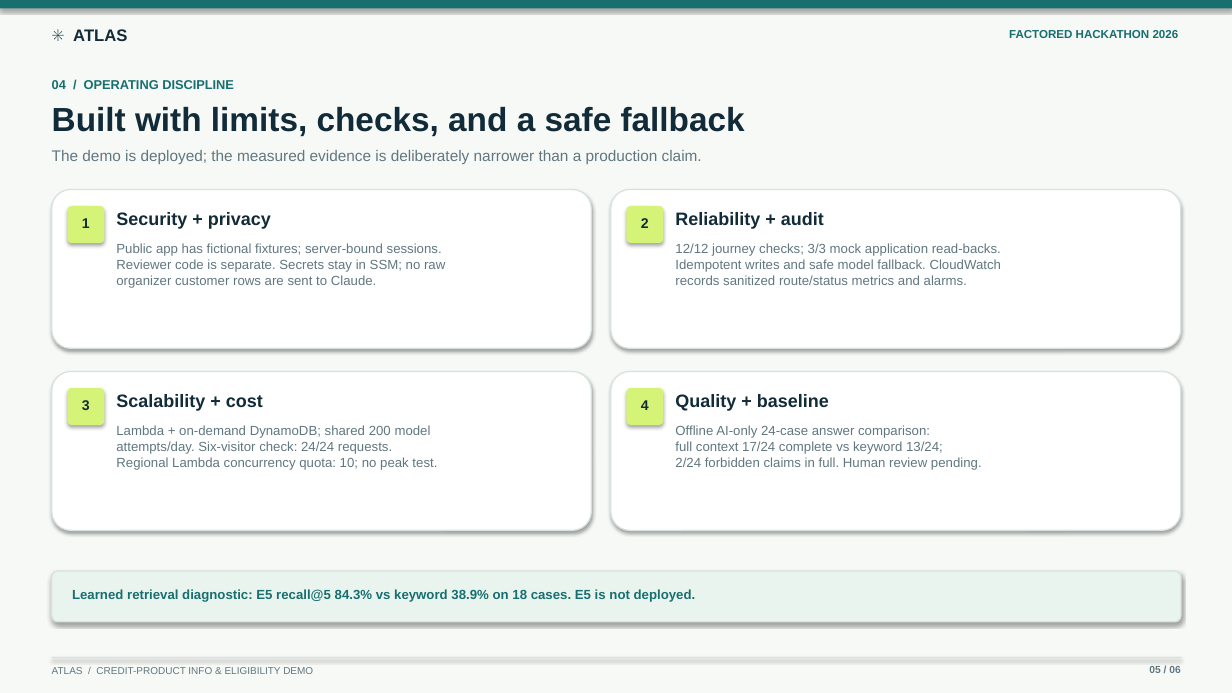
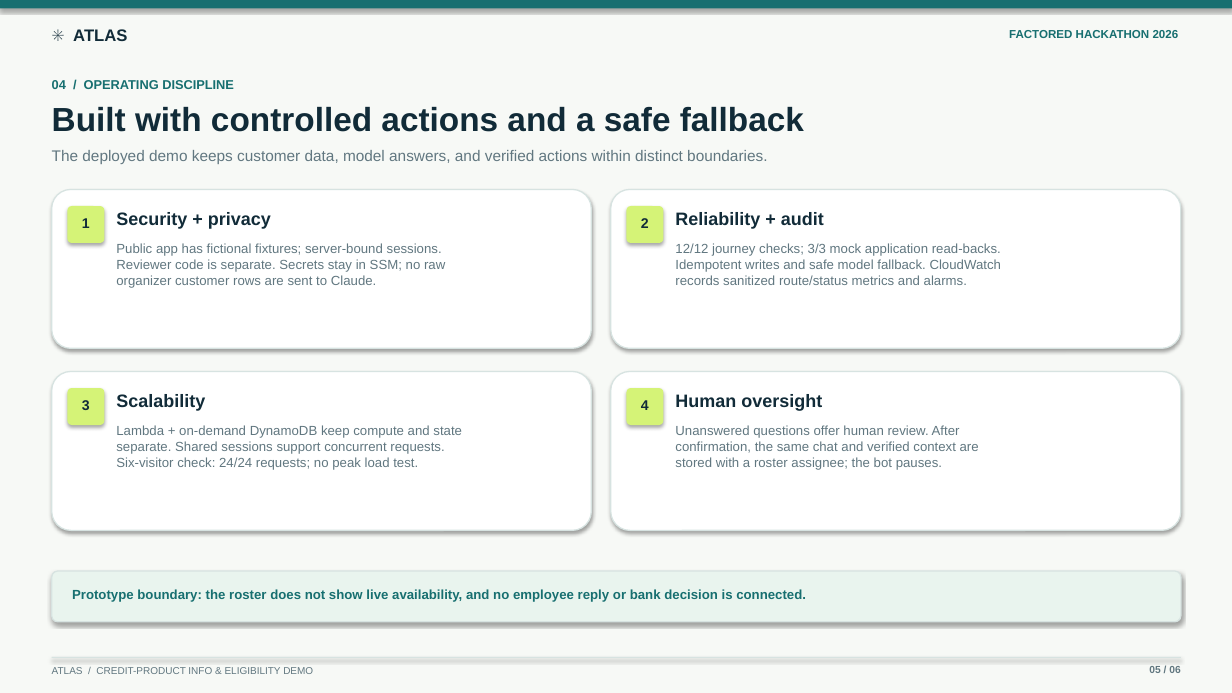
Before and after one commit to lucasswolff/factored-hackathon-2026-atlas, a slide deck: slide 5 of presentation/atlas_factored_hackathon_2026.pptx. Drawn at 1232x693 pixels with LibreOffice and Linux fonts; fonts in the diff are those of the drawing. Boxes give left, top, right and bottom in pixels: in the first picture for what was removed or moved away, otherwise in the second. Text is boxed around its words. In the diff, an @@ line names an element or a change of style, - is before the commit and + after.

Commit message:
Focus operations slide on safeguards and human oversight (#9)

```diff
--- a/presentation/atlas_factored_hackathon_2026.pptx
+++ b/presentation/atlas_factored_hackathon_2026.pptx
@@ text at (x1=52, y1=107, x2=804, y2=132): text changed @@
-Built with limits, checks, and a safe fallback
+Built with controlled actions and a safe fallback
@@ text at (x1=52, y1=150, x2=767, y2=164): text changed @@
-The demo is deployed; the measured evidence is deliberately narrower than a production claim.
+The deployed demo keeps customer data, model answers, and verified actions within distinct boundaries.
@@ text at (x1=116, y1=394, x2=205, y2=411): text changed @@
-Scalability + cost
+Scalability
@@ text at (x1=675, y1=394, x2=822, y2=411): text changed @@
-Quality + baseline
+Human oversight
@@ text at (x1=116, y1=425, x2=462, y2=470): text changed @@
-Lambda + on-demand DynamoDB; shared 200 model
-attempts/day. Six-visitor check: 24/24 requests.
-Regional Lambda concurrency quota: 10; no peak test.
+Lambda + on-demand DynamoDB keep compute and state
+separate. Shared sessions support concurrent requests.
+Six-visitor check: 24/24 requests; no peak load test.
@@ text at (x1=675, y1=425, x2=979, y2=470): text changed @@
-Offline AI-only 24-case answer comparison:
-full context 17/24 complete vs keyword 13/24;
-2/24 forbidden claims in full. Human review pending.
+Unanswered questions offer human review. After
+confirmation, the same chat and verified context are
+stored with a roster assignee; the bot pauses.
@@ text at (x1=72, y1=589, x2=806, y2=602): text changed @@
-Learned retrieval diagnostic: E5 recall@5 84.3% vs keyword 38.9% on 18 cases. E5 is not deployed.
+Prototype boundary: the roster does not show live availability, and no employee reply or bank decision is connected.
```
Also in this commit, not shown: 4 other files.
